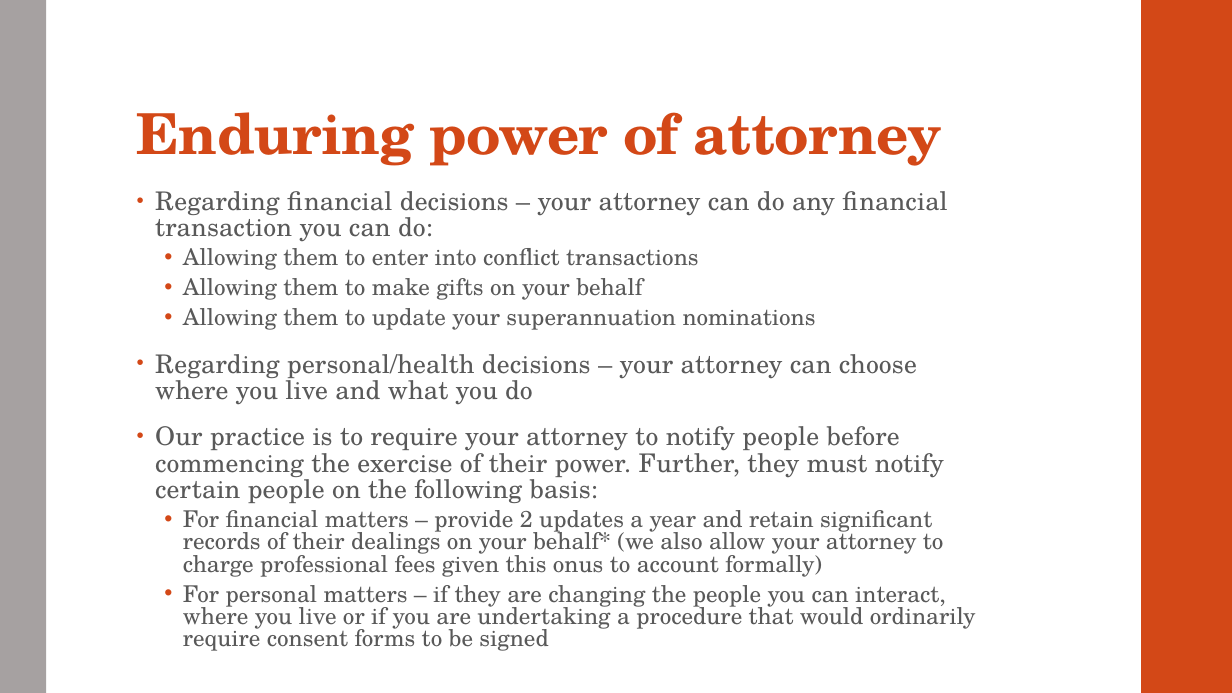
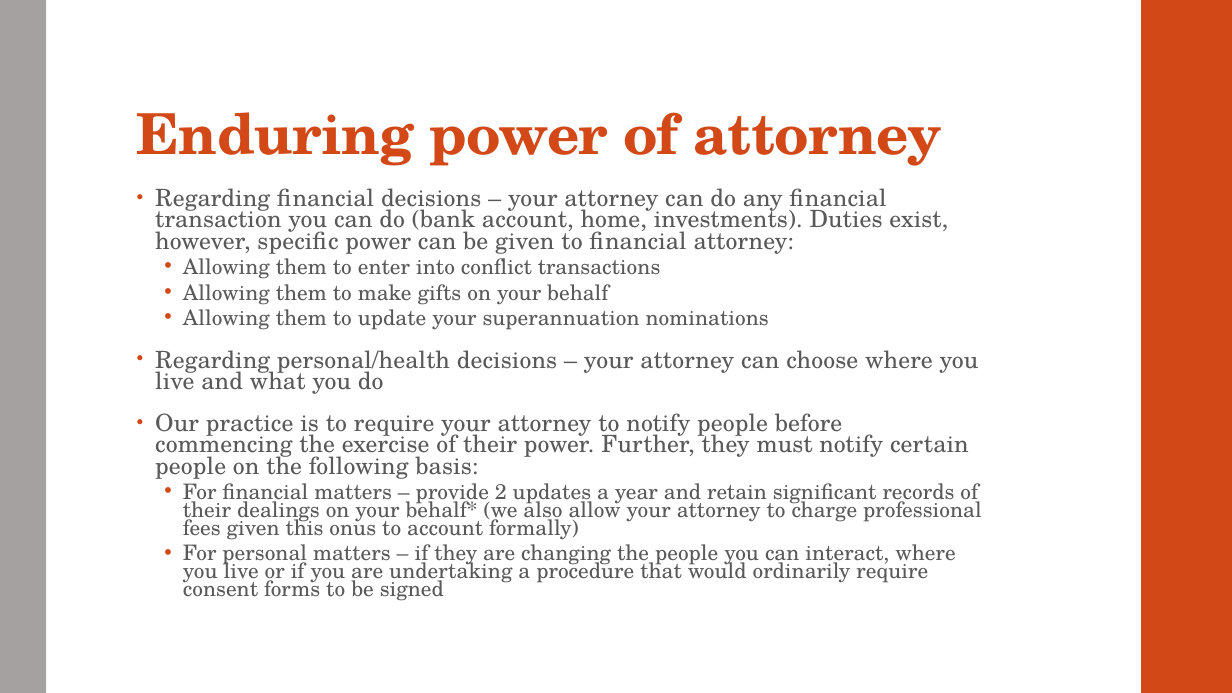
Before and after one commit to dariuschats/dariuschats.github.io, a slide deck: slide 46 of downloadables/other/Estate planning/Estate Planning Meeting Slides.pptx (slide 44 before the commit). Drawn at 1232x693 pixels with LibreOffice and Linux fonts; fonts in the diff are those of the drawing. Boxes give left, top, right and bottom in pixels: in the first picture for what was removed or moved away, otherwise in the second. Text is boxed around its words. In the diff, an @@ line names an element or a change of style, - is before the commit and + after.

```diff
--- a/downloadables/other/Estate planning/Estate Planning Meeting Slides.pptx
+++ b/downloadables/other/Estate planning/Estate Planning Meeting Slides.pptx
@@ text at (155,188,948,254): text changed; size 20 to 18.5 pt @@
-• Regarding financial decisions – your attorney can do any financial transaction you can do:
+• Regarding financial decisions – your attorney can do any financial transaction you can do (bank account, home, investments). Duties exist, however, specific power can be given to financial attorney:
@@ text at (155,253,982,601): size 18 to 16.6 pt in "Allowing them to enter into conflict transactions", "Allowing them to make gifts on your ...", "Allowing them to update your superannuation nominations", "For financial matters – provide 2 updates ..." and 1 more places; size 20 to 18.5 pt in "Regarding personal/health decisions – your attorney can ...", "Our practice is to require your attorney ..."; line spacing 0.8 to 0.7; line spacing 0.85 to 0.75 @@
```
Also in this commit, not shown: 12 other slides changed, 2 slides added, 1 other file.
